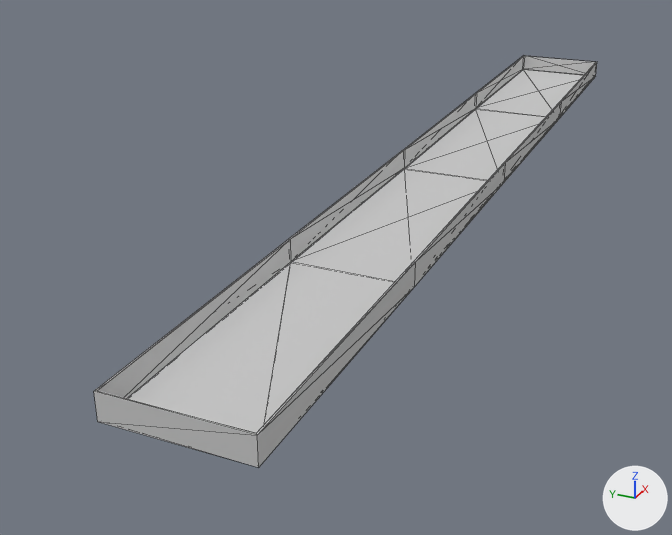
Before and after pictures for a commit that changed the FBX model Assets/Models_24/leibo_hc_05.FBX.
The view is the same before and after, from a camera (50 mm lens) standing at (-167.1, -50.3, 59.3) and looking at (-19.8, 16.0, -14.4). The axes (+X, +Y, +Z) are drawn at lower right. The lights are the same throughout. The older version comes first. Mesh edges are drawn as thin lines. Where no turn or scale is listed for an object, it has been applied to the vertices.

Objects in the first picture: 'leibo_hc_05'.
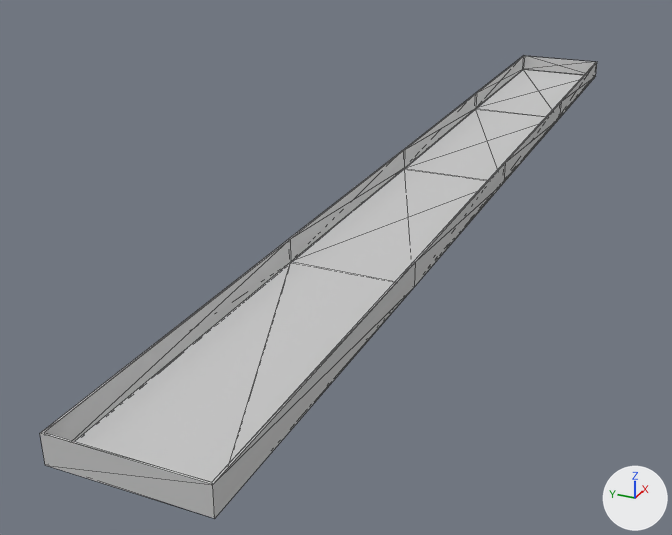
Changed parts and their boxes [x1, y1, x2, y2] in the pictures (672 x 535 px; the box of a moved part takes in the faces that stretch with it):
'leibo_hc_05', reshaped (11% wider, 12% taller): before [94, 56, 597, 467]; after [40, 56, 597, 518]
part 1 of me_mesh, moved or reshaped: before [94, 259, 413, 467]; after [40, 259, 413, 518]

The change, as a diff of the scene's bpy script:
```diff
--- a/Assets/Models_24/leibo_hc_05.FBX.py
+++ b/Assets/Models_24/leibo_hc_05.FBX.py
@@ me_mesh @@
 # used by ob_leibo_hc_05; location = (0.0, 0.0, 2.0)
-me_mesh.from_pydata(...)  # 50 vertices, 96 faces; spans x -98.0..98.0, y -10.0..10.0, z -2.0..2.0
+me_mesh.from_pydata(...)  # 50 vertices, 96 faces; spans x -106.0..98.0, y -10.0..10.0, z -2.0..2.0
+# me_mesh part 1: all 10 vertices in x -98.0..-97.0, y -10.0..10.0, z -2.0..2.0 are moved by (-9.0, 0.0, 0.0)
 me_mesh.materials.append(mat_leibo_hc_05)
```
